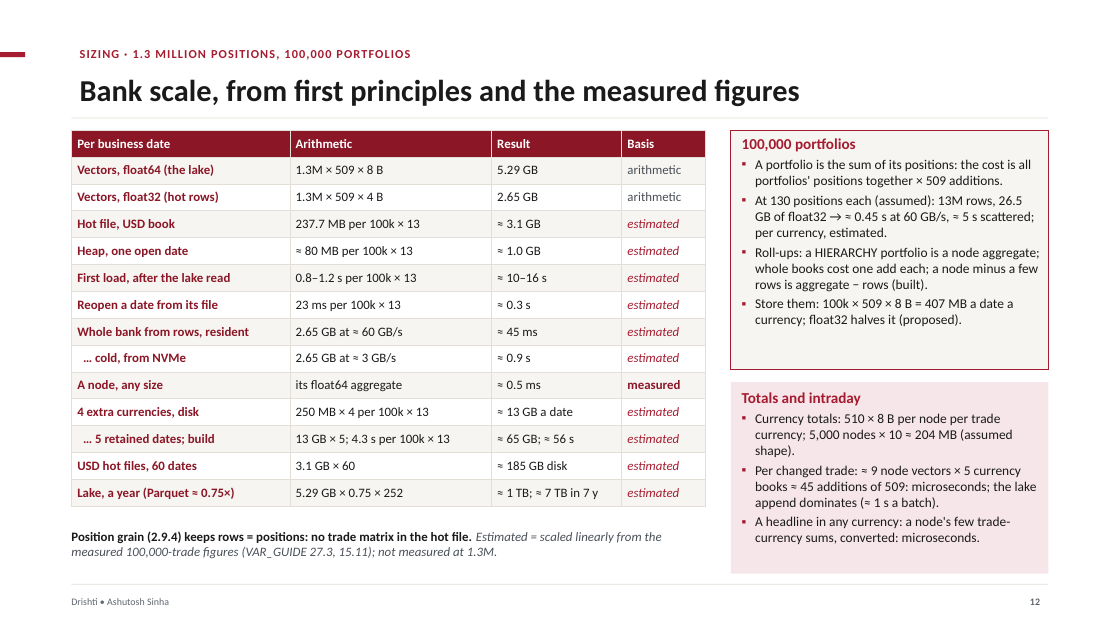
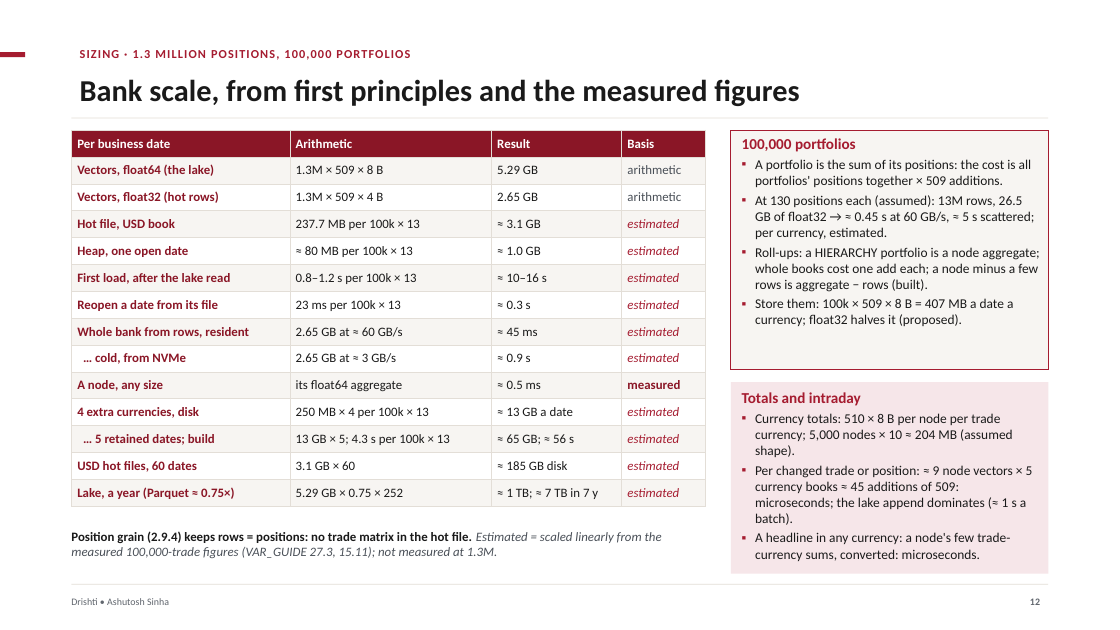
Before and after one commit to ajsinha/drishti, a slide deck: slide 12 of docs/publications/Drishti-VaR-Engine.pptx. Drawn at 1120x630 pixels with LibreOffice and Linux fonts; fonts in the diff are those of the drawing. Boxes give left, top, right and bottom in pixels: in the first picture for what was removed or moved away, otherwise in the second. Text is boxed around its words. In the diff, an @@ line names an element or a change of style, - is before the commit and + after.

Commit message:
The VaR engine deck says trades or positions wherever both apply

```diff
--- a/docs/publications/Drishti-VaR-Engine.pptx
+++ b/docs/publications/Drishti-VaR-Engine.pptx
@@ text at (755,465,1033,525): text changed @@
-▪ Per changed trade: ≈ 9 node vectors × 5 currency books ≈ 45 additions of 509: microseconds; the lake append dominates (≈ 1 s a batch).
+▪ Per changed trade or position: ≈ 9 node vectors × 5 currency books ≈ 45 additions of 509: microseconds; the lake append dominates (≈ 1 s a batch).
```
Also in this commit, not shown: 7 other slides changed, 1 other file.
